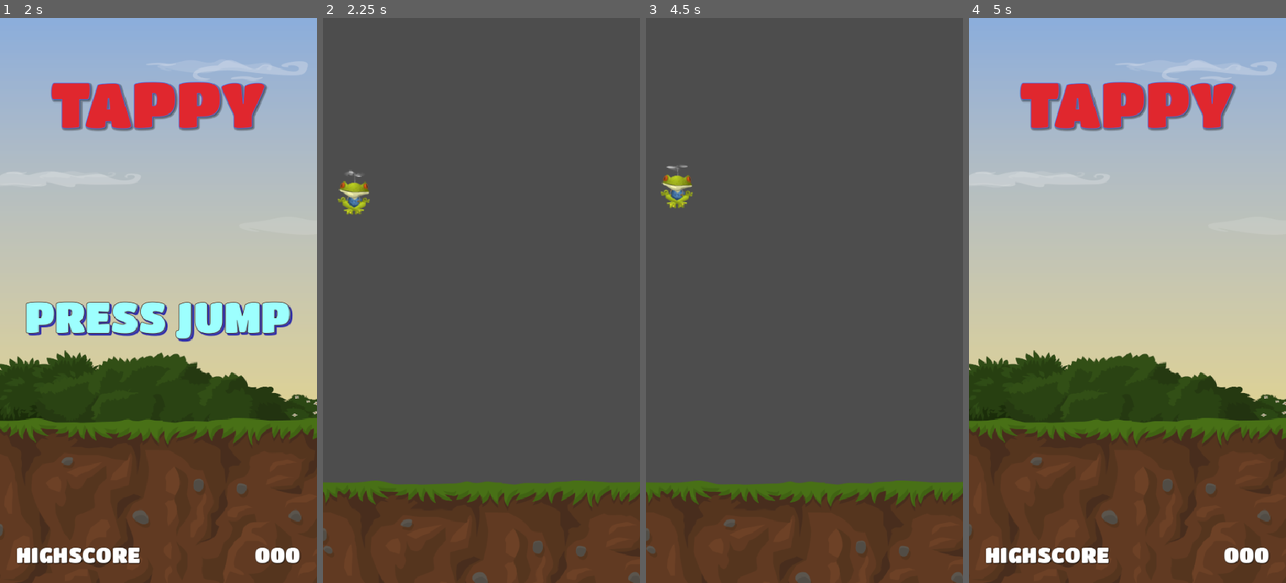
Above: before the commit, frames 1-4 (left to right).
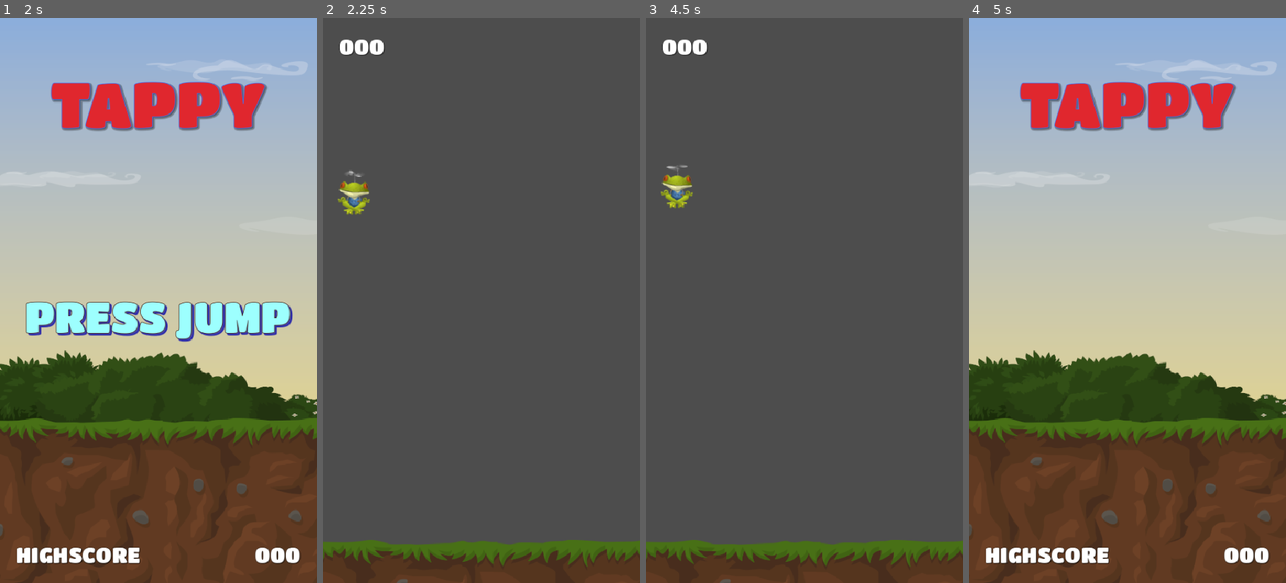
Above: after the commit, the same moments.

Repository: DogWizardStudios/Tappy
Game: Godot game, scene res://scenes/main/Main.tscn
Same seed, same stepped clock (60 frames per second), same inputs: the game is played once before the commit and once after it.
Inputs:
- Up to frame 1 (2 s): hold T (TEST) 0.53-1.28 s; tap T (TEST) at 1.35 s
- Up to frame 2 (2.25 s): hold Space (fly) from 2.03 s (still down)
- Up to frame 3 (4.5 s): tap T (TEST) at 2.3, 2.85 s; release Space (fly) at 2.78 s; tap Enter at 3.5 s; hold T (TEST) 3.53-4.28 s; tap Space (fly) at 4.35 s
- Up to frame 4 (5 s): tap T (TEST) at 4.55 s

Frame 1 is identical in both runs. In frame 2, 14% of the frame differs, in the area x 0-100%, y 3-100%; in frame 3, 14%; in frame 4, nothing differs.

Commit message:
Add Game UI and SignalHub

Diff:
--- /dev/null
+++ b/globals/SignalHub.gd
@@ -0,0 +1,8 @@
+extends Node
+
+signal tappy_died
+
+
+
+func emit_tappy_died()-> void:
+	tappy_died.emit()
--- a/project.godot
+++ b/project.godot
@@ -18,6 +18,7 @@
 [autoload]
 
 GameManager="*uid://u4ju3i5rieyl"
+SignalHub="*uid://8q60lcbk5u8u"
 
 [display]
 
--- a/scenes/game/Game.gd
+++ b/scenes/game/Game.gd
@@ -10,11 +10,6 @@
 func _ready() -> void:
 	spawn_pipes()
 
-func _unhandled_input(event: InputEvent) -> void:
-	if event.is_action_pressed("TEST"):
-		GameManager.load_main_screen()
-
-
 func _on_spawn_timer_timeout() -> void:
 	spawn_pipes()
 
--- a/scenes/game/Game.tscn
+++ b/scenes/game/Game.tscn
@@ -4,6 +4,7 @@
 [ext_resource type="Texture2D" uid="uid://bsxy5jauh8c0r" path="res://assets/background/Parallax0.png" id="1_klkup"]
 [ext_resource type="PackedScene" uid="uid://bu6g247xbjbdx" path="res://scenes/tappy/Tappy.tscn" id="2_m44fu"]
 [ext_resource type="PackedScene" uid="uid://dms402y81minq" path="res://scenes/pipes/Pipes.tscn" id="3_vrspl"]
+[ext_resource type="PackedScene" uid="uid://g8qk13lvajd4" path="res://scenes/game_ui/GameUi.tscn" id="5_lyhax"]
 
 [sub_resource type="WorldBoundaryShape2D" id="WorldBoundaryShape2D_7qcb4"]
 normal = Vector2(0, 1)
@@ -19,8 +20,8 @@
 position = Vector2(47, 257)
 
 [node name="Parallax0" type="Sprite2D" parent="." unique_id=1758665599]
-z_index = 5
-position = Vector2(268, 849)
+z_index = 10
+position = Vector2(261, 939)
 texture = ExtResource("1_klkup")
 
 [node name="Bounds" type="StaticBody2D" parent="." unique_id=1092109393]
@@ -46,4 +47,8 @@
 
 [node name="Pipes" type="Node" parent="." unique_id=385564873]
 
+[node name="HUD" type="CanvasLayer" parent="." unique_id=2113835099]
+
+[node name="GameUI" parent="HUD" unique_id=1104638662 instance=ExtResource("5_lyhax")]
+
 [connection signal="timeout" from="SpawnTimer" to="." method="_on_spawn_timer_timeout"]
--- /dev/null
+++ b/scenes/game_ui/GameUi.gd
@@ -0,0 +1,13 @@
+extends Control
+
+@onready var go_label: Label = $MarginContainer/GOLabel
+
+func _ready() -> void:
+	SignalHub.tappy_died.connect(game_over)
+
+func game_over() -> void:
+	go_label.show()
+
+func _unhandled_input(event: InputEvent) -> void:
+	if event.is_action_pressed("TEST"):
+		GameManager.load_main_screen()
--- /dev/null
+++ b/scenes/game_ui/GameUi.tscn
@@ -0,0 +1,43 @@
+[gd_scene format=3 uid="uid://g8qk13lvajd4"]
+
+[ext_resource type="LabelSettings" uid="uid://d2h8v83b8uy57" path="res://resources/score_label.tres" id="1_32iqx"]
+[ext_resource type="Script" uid="uid://b8htbym817ulf" path="res://scenes/game_ui/GameUi.gd" id="1_uc6v2"]
+[ext_resource type="LabelSettings" uid="uid://cmlk8f4dpsfyx" path="res://resources/jump_prompt_label.tres" id="2_1744l"]
+
+[node name="GameUI" type="Control" unique_id=1104638662]
+process_mode = 3
+layout_mode = 3
+anchors_preset = 15
+anchor_right = 1.0
+anchor_bottom = 1.0
+grow_horizontal = 2
+grow_vertical = 2
+script = ExtResource("1_uc6v2")
+
+[node name="MarginContainer" type="MarginContainer" parent="." unique_id=553406558]
+layout_mode = 1
+anchors_preset = 15
+anchor_right = 1.0
+anchor_bottom = 1.0
+grow_horizontal = 2
+grow_vertical = 2
+theme_override_constants/margin_left = 24
+theme_override_constants/margin_top = 24
+theme_override_constants/margin_right = 24
+theme_override_constants/margin_bottom = 24
+
+[node name="ScoreLabel" type="Label" parent="MarginContainer" unique_id=2075129985]
+layout_mode = 2
+size_flags_horizontal = 0
+size_flags_vertical = 0
+text = "000"
+label_settings = ExtResource("1_32iqx")
+
+[node name="GOLabel" type="Label" parent="MarginContainer" unique_id=343442750]
+visible = false
+layout_mode = 2
+size_flags_horizontal = 4
+text = "GAME OVER"
+label_settings = ExtResource("2_1744l")
+horizontal_alignment = 1
+vertical_alignment = 1
--- a/scenes/main/Main.gd
+++ b/scenes/main/Main.gd
@@ -6,3 +6,6 @@
 func _unhandled_input(event: InputEvent) -> void:
 	if event.is_action_pressed("fly"):
 		GameManager.load_game_screen()
+
+func _ready() -> void:
+	get_tree().paused = false
--- a/scenes/tappy/Tappy.gd
+++ b/scenes/tappy/Tappy.gd
@@ -34,4 +34,5 @@
 		die()
 
 func die() -> void:
+	SignalHub.emit_tappy_died()
 	get_tree().paused = true
Not shown, added: globals/SignalHub.gd.uid
Not shown, added: scenes/game_ui/GameUi.gd.uid
